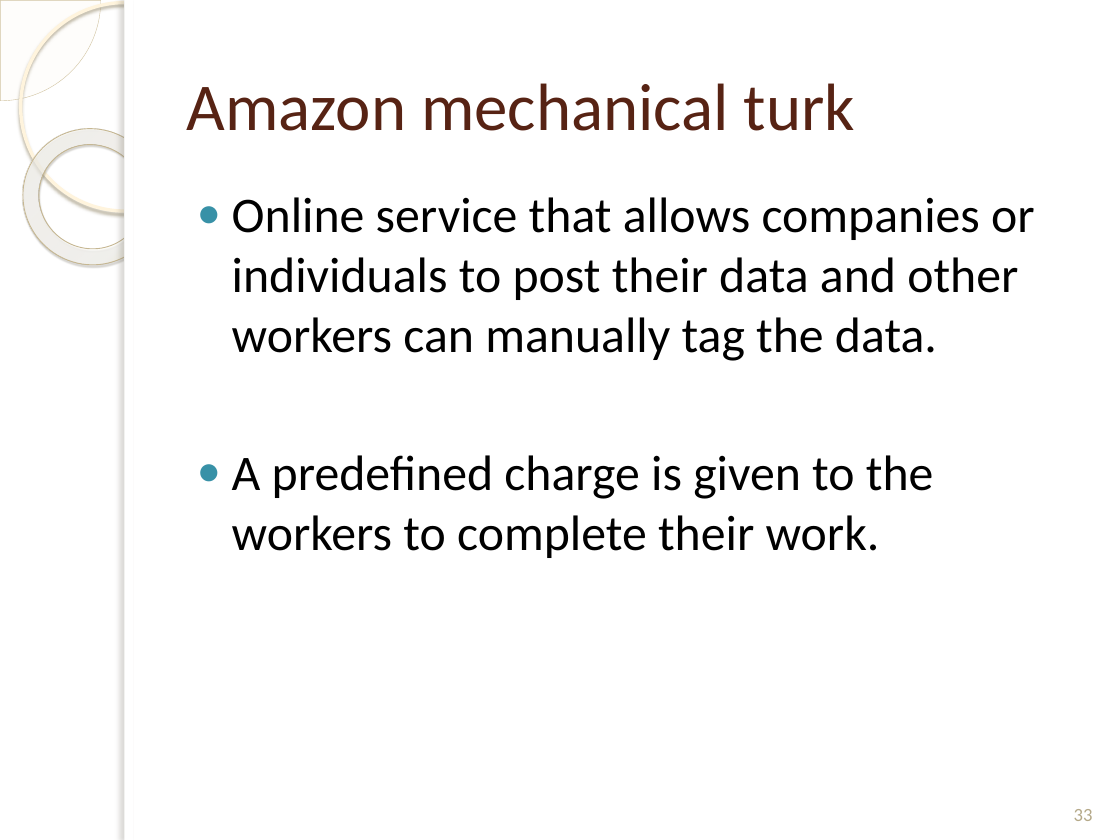
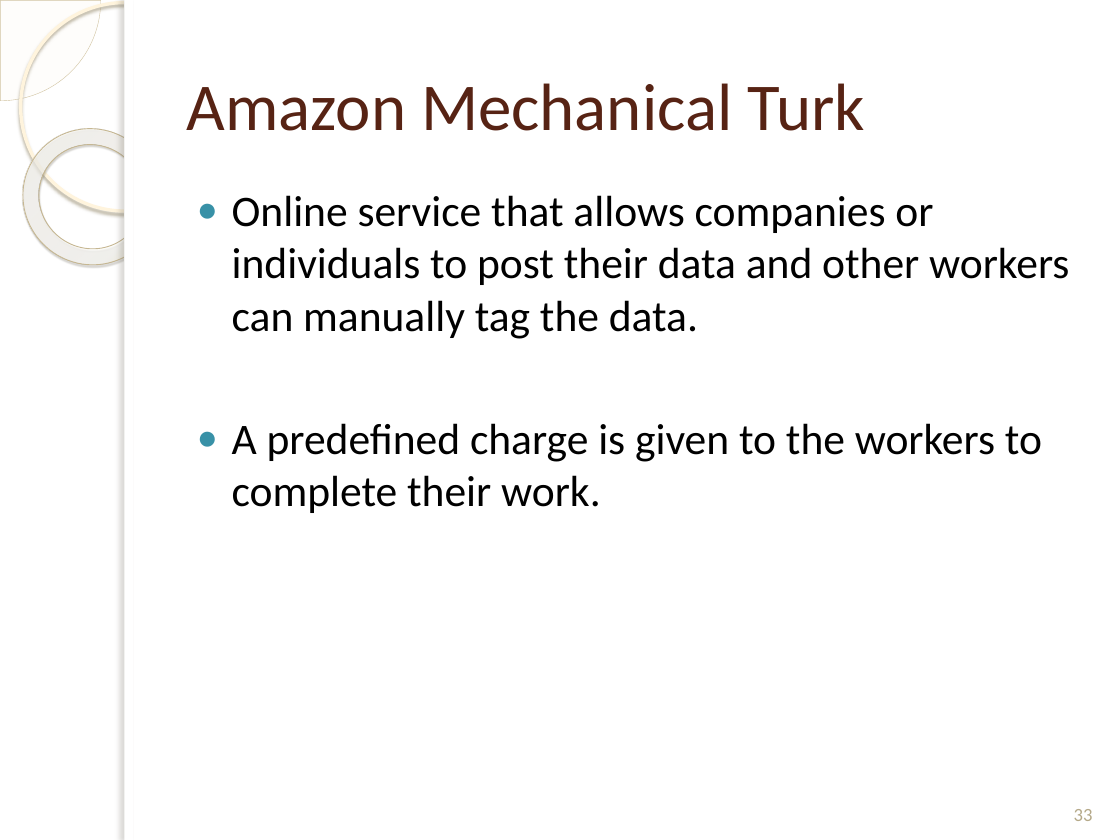
Before and after one commit to mhd9023/Thesis, a slide deck: slide 33 of Report#1_.pptx. Drawn at 1120x840 pixels with LibreOffice and Linux fonts; fonts in the diff are those of the drawing; background and template pictures are left out. Boxes give left, top, right and bottom in pixels: in the first picture for what was removed or moved away, otherwise in the second. Text is boxed around its words. In the diff, an @@ line names an element or a change of style, - is before the commit and + after.

```diff
--- a/Report#1_.pptx
+++ b/Report#1_.pptx
@@ title at <box>187,83,865,131</box>: text changed @@
-Amazon mechanical turk
+Amazon Mechanical Turk
@@ text "Online service that allows companies ..." at <box>232,195,1069,513</box>: size 32 to 28 pt @@
```
Also in this commit, not shown: 2 other slides changed, 18 other files.
